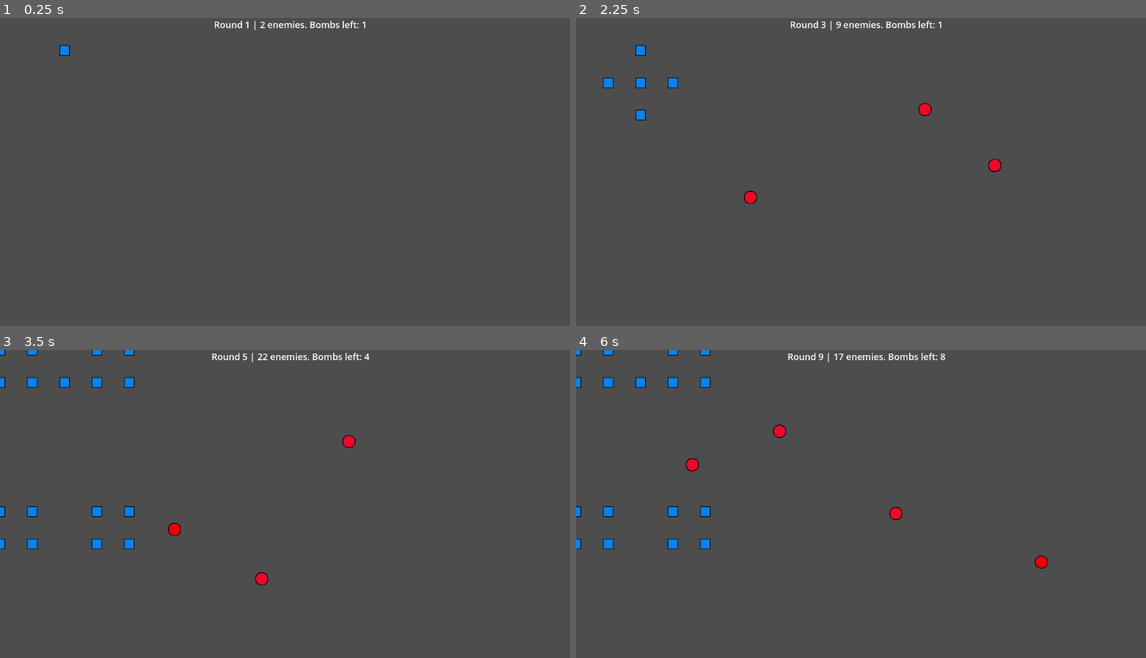
Above: before the commit, frames 1-4 (two rows, left to right).
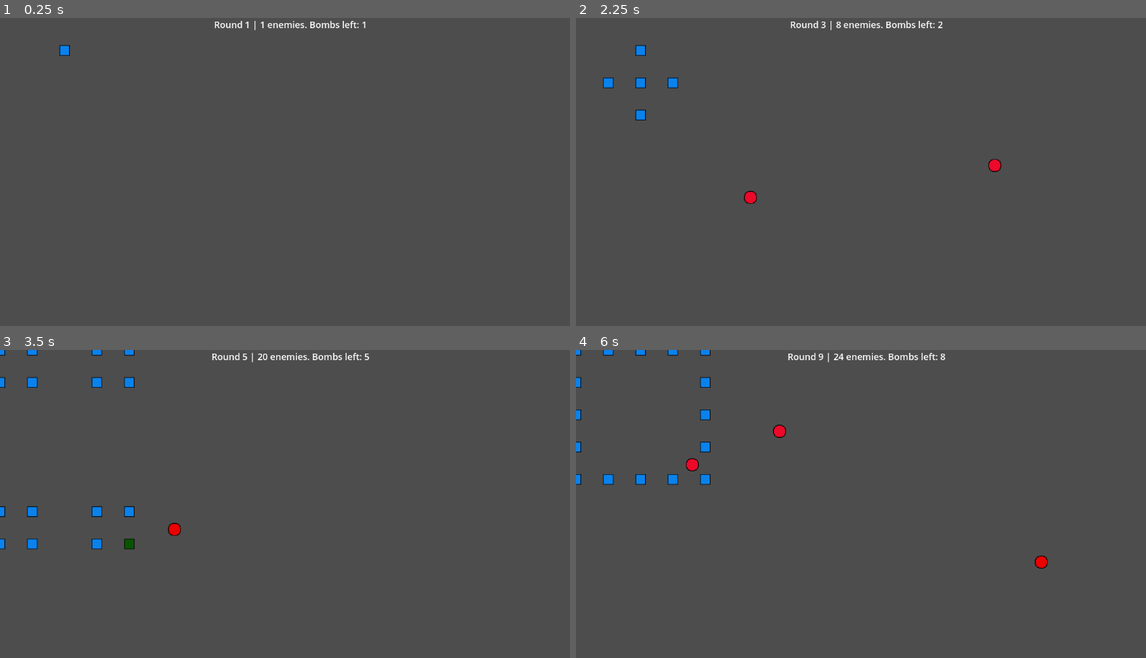
Above: after the commit, the same moments.

Repository: nagesh2006/ChainReaction
Game: Godot game, scene res://scenes/main.tscn
Two runs of this game, one before a commit and one after it. Both use one fixed random seed, a clock stepped at 60 frames per second and the inputs below.
Inputs (mouse positions are in pixels of both pictures, inside the frame that each line leads up to):
- Up to frame 1 (0.25 s): no input
- Up to frame 2 (2.25 s): tap Enter at 0.5, 2 s; move the mouse to (992, 165) at 0.52 s; hold P (next_level) 0.53-1.28 s; click (992, 165) at 0.67 s; tap Space at 1.25 s; move the mouse to (752, 196) at 1.27 s; tap P (next_level) at 1.35 s; click (752, 196) at 1.42 s; move the mouse to (923, 110) at 2.02 s; press the mouse at (923, 110) at 2.03 s
- Up to frame 3 (3.5 s): tap P (next_level) at 2.3, 2.85 s; tap Space at 2.75 s; move the mouse to (262, 577) at 2.77 s; release the mouse at (262, 577) at 2.78 s; click (262, 577) at 2.92 s
- Up to frame 4 (6 s): tap Enter at 3.5 s; move the mouse to (1043, 562) at 3.52 s; hold P (next_level) 3.53-4.28 s; click (1043, 562) at 3.67 s; tap R (Reload) at 4.15 s; move the mouse to (690, 463) at 4.27 s; click (690, 463) at 4.35 s; tap P (next_level) at 4.55, 5.85 s; tap Space at 5 s; move the mouse to (895, 513) at 5.02 s; hold P (next_level) 5.03-5.78 s; click (895, 513) at 5.17 s; move the mouse to (781, 433) at 5.77 s; click (781, 433) at 5.92 s

The runs differ from the first frame. In frame 1, less than 0.1% of the frame differs, in the area x 45-47%, y 1-4%; in frame 2, 0.1%; in frame 3, 0.3%; in frame 4, 1.3%, in the area x 0-58%, y 0-65%.

Commit message:
Major fixes

Diff:
--- a/scenes/main.tscn
+++ b/scenes/main.tscn
@@ -26,6 +26,27 @@
 text = "\"\""
 horizontal_alignment = 1
 
+[node name="GridUI" type="GridContainer" parent="UI"]
+anchors_preset = 8
+anchor_left = 0.5
+anchor_top = 0.5
+anchor_right = 0.5
+anchor_bottom = 0.5
+offset_left = -20.0
+offset_top = -20.0
+offset_right = 20.0
+offset_bottom = 20.0
+grow_horizontal = 2
+grow_vertical = 2
+
+[node name="RestartButton" type="Button" parent="UI"]
+offset_left = 1055.0
+offset_top = 570.0
+offset_right = 1063.0
+offset_bottom = 578.0
+text = "Restart
+"
+
 [node name="levelRoot" type="Node2D" parent="."]
 
 [node name="LevelLoader" type="Node2D" parent="."]
--- a/scripts/levelloader.gd
+++ b/scripts/levelloader.gd
@@ -1,14 +1,16 @@
 extends Node2D
 
-
-# Hardcoded Player and Enemy scenes
 const PlayerScene = preload("res://scenes/player.tscn")
 const EnemyScene  = preload("res://scenes/enemy.tscn")
 
-signal level_cleared  # emitted when all enemies are gone
+signal level_cleared
 
-var tile_size := 64
 var current_level := 0
+var tile_size := 64   # each grid cell will be 64x64
+
+@onready var grid_ui: GridContainer = $"../UI/GridUI"
+@onready var level_root: Node2D = $"/root/Levelloader"
+@onready var restart_button: Button = $"../UI/RestartButton"
 
 var levels = [
 	[
@@ -48,20 +50,71 @@
 		".....",
 		"EE.EE",
 		"EE.EE"
+	],
+
+	# --- NEW LEVELS BELOW ---
+	[
+		".....",
+		"EE.EE",
+		".E.E.",
+		"..P..",
+		".E.E.",
+		"EE.EE",
+		"....."
+	],
+	[
+		".....",
+		".....",
+		"E.E.E",
+		".EEE.",
+		"..P..",
+		".EEE.",
+		"E.E.E"
+	],
+	[
+		".....",
+		"E...E",
+		".E.E.",
+		"..P..",
+		".E.E.",
+		"E...E",
+		"....."
+	],
+	[
+		"EEEEE",
+		"E...E",
+		"E.P.E",
+		"E...E",
+		"EEEEE"
+	],
+	[
+		"E.E.E",
+		".E.E.",
+		"..P..",
+		".E.E.",
+		"E.E.E"
 	]
 ]
 
 func _ready() -> void:
+	if restart_button:
+		restart_button.connect("pressed", Callable(self, "_on_restart_pressed"))
+		restart_button.visible = false  # hidden at start
+
 	load_level(current_level)
 
+func load_level(index: int) -> void:
+	# Safety
+	if not grid_ui or not level_root:
+		push_error("⚠ LevelLoader: Missing levelRoot or GridUI node!")
+		return
 
-func load_level(index: int) -> void:
-	# Remove old children except UI and BG
-	for child in get_children():
-		if not child.name in ["BG", "UI"]:
-			child.queue_free()
+	for child in grid_ui.get_children():
+		child.queue_free()
+	for child in level_root.get_children():
+		child.queue_free()
 
-	# Clamp index
+# clamp index
 	if index < 0 or index >= levels.size():
 		push_error("Level index out of range: %d" % index)
 		return
@@ -69,30 +122,47 @@
 	current_level = index
 	var level = levels[index]
 
+	# configure grid (for visuals only)
+	grid_ui.columns = level[0].length()
+
+	# build grid + spawn gameplay entities
 	for y in range(level.size()):
 		for x in range(level[y].length()):
 			var char = level[y][x]
-			var pos = Vector2(x * tile_size, y * tile_size)
 
+			# ui cell (background)
+			var cell = Control.new()
+			cell.custom_minimum_size = Vector2(tile_size, tile_size)
+
+			var bg = ColorRect.new()
+			bg.color = Color(0.2, 0.2, 0.2)
+			bg.size_flags_horizontal = Control.SIZE_EXPAND_FILL
+			bg.size_flags_vertical = Control.SIZE_EXPAND_FILL
+			cell.add_child(bg)
+			grid_ui.add_child(cell)
+
+			# gameplay objects go to level_root
+			var world_pos = Vector2(x * tile_size, y * tile_size)
 			match char:
 				"P":
 					var player = PlayerScene.instantiate()
-					player.position = pos
-					add_child(player)
+					player.position = world_pos
+					level_root.add_child(player)
+					player.add_to_group("player")
 
 				"E":
 					var enemy = EnemyScene.instantiate()
-					enemy.position = pos
-					add_child(enemy)
+					enemy.position = world_pos
+					level_root.add_child(enemy)
 					enemy.add_to_group("enemies")
 					enemy.died.connect(_on_enemy_died)
 
 
 func _on_enemy_died() -> void:
-	# Check if all enemies are gone
 	if get_tree().get_nodes_in_group("enemies").is_empty():
 		print("🎉 All enemies cleared in level %d!" % current_level)
 		emit_signal("level_cleared")
+		next_level()
 
 
 func next_level() -> void:
@@ -100,4 +170,13 @@
 	if next < levels.size():
 		load_level(next)
 	else:
-		print("🏆 All levels cleared!")
+		print("🏆 All levels cleared! Game Over.")
+		emit_signal("game_over")
+		if restart_button:
+			restart_button.visible = true
+
+
+func _on_restart_pressed() -> void:
+	print("🔄 Restarting game from level 1")
+	restart_button.visible = false
+	load_level(0)
